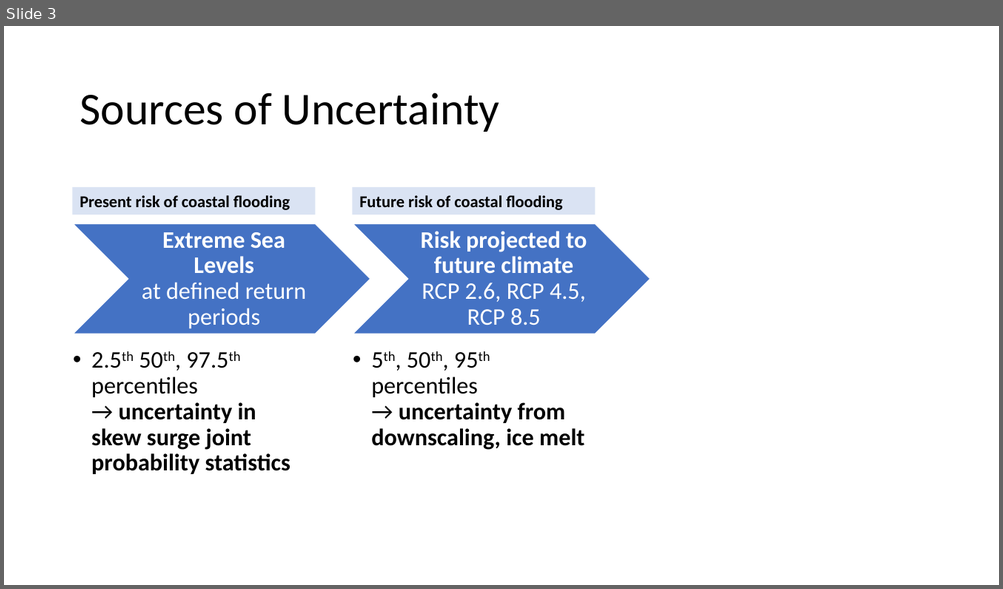
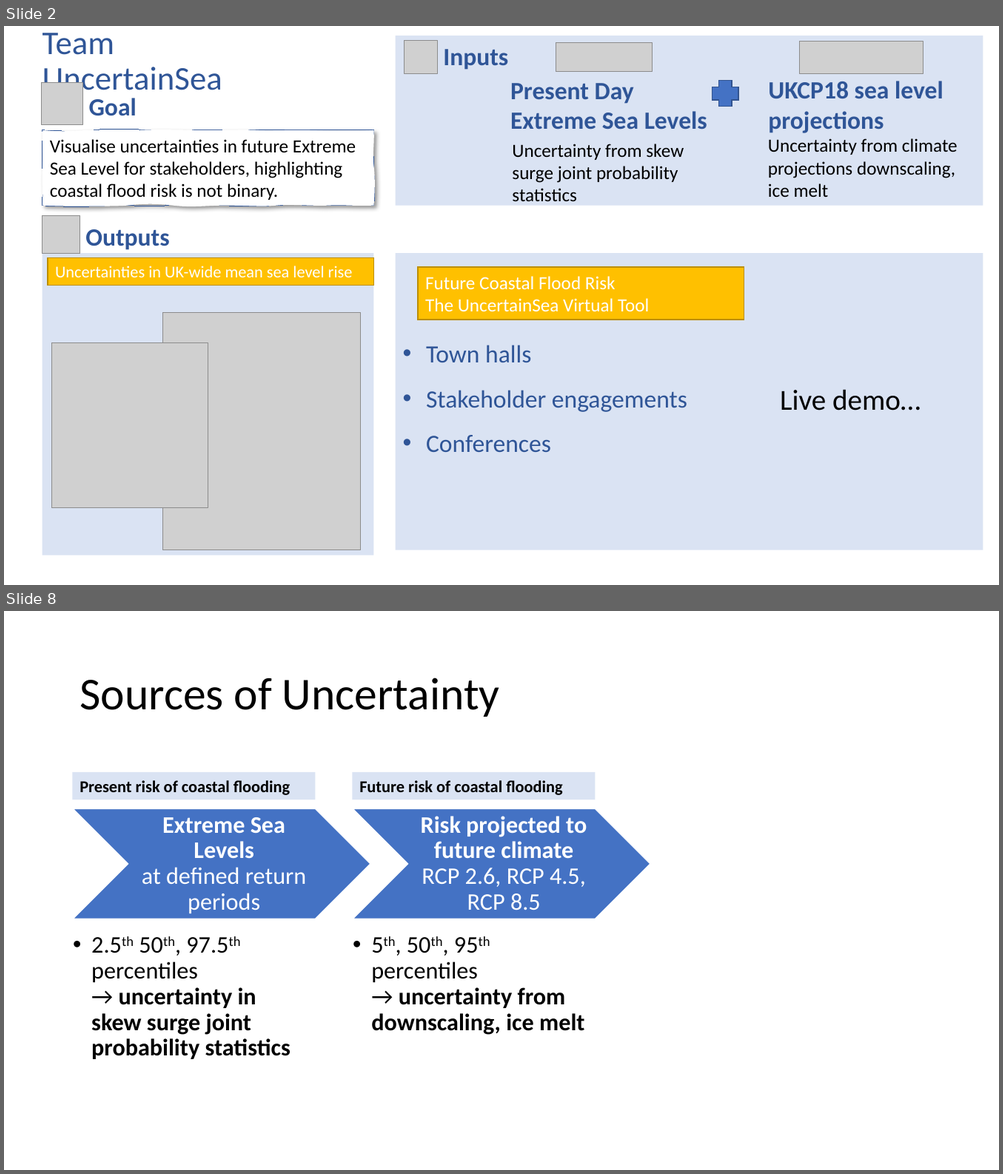
Before and after one commit to TPerkins94/UncertainSea, a slide deck: UncertainSea presentation 2021-03-17.pptx. Shown one above the other, each under a label of ours: slide 3 before the commit, slides 2 and 8 after it; the slides between them are not shown. The pictures are 1003x589 and 1003x1174 pixels, drawn with LibreOffice and Linux fonts; fonts in the diff are those of the drawing; grey boxes stand for pictures. Boxes give left, top, right and bottom in pixels: in the first picture for what was removed or moved away, otherwise in the second. Text is boxed around its words. In the diff, an @@ line names an element or a change of style, - is before the commit and + after.

```diff
--- a/UncertainSea presentation 2021-03-17.pptx
+++ b/UncertainSea presentation 2021-03-17.pptx
@@ slide 2 added at [4,26,999,585], background #FFFFFF @@
@@ title added at [42,33,222,99], 32 pt, text #2F5597 @@
+Team UncertainSea
@@ rectangle added at [395,36,983,206], fill #DAE3F3 @@
@@ picture added at [404,40,438,73] @@
@@ picture added at [555,42,652,72] @@
@@ picture added at [800,41,922,74] @@
@@ text added at [443,49,508,70], 24 pt, text #2F5597, bold @@
+Inputs
@@ picture added at [41,83,83,124] @@
@@ text added at [510,83,707,129], 24 pt, text #2F5597, bold @@
+Present Day Extreme Sea Levels
@@ plus added at [712,81,738,107], fill #4472C4, outline #325491 1 pt @@
@@ text added at [768,81,943,133], 24 pt, text #2F5597, bold @@
+UKCP18 sea level projections
@@ text added at [89,98,136,116], 24 pt, text #2F5597, bold @@
+Goal
@@ freeform shape added at [42,130,374,206], fill #FFFFFF, outline #2F5597 0.75 pt, 18 pt, text #000000 @@
+Visualise uncertainties in future Extreme Sea Level for stakeholders, highlighting coastal flood risk is not binary.
@@ text added at [512,144,683,202], 18 pt, text #000000 @@
+Uncertainty from skew surge joint probability statistics
@@ text added at [768,138,957,197], 18 pt, text #000000 @@
+Uncertainty from climate projections downscaling, ice melt
@@ picture added at [42,215,80,254] @@
@@ text added at [85,230,169,250], 24 pt, text #2F5597, bold @@
+Outputs
@@ rectangle added at [42,254,373,556], fill #DAE3F3 @@
@@ rectangle added at [48,258,374,286], fill #FFC000, outline #BD8E00 1 pt, 16 pt, text #FFFFFF @@
+Uncertainties in UK-wide mean sea level rise
@@ rectangle added at [395,254,983,551], fill #DAE3F3, 24 pt, text #2F5597 @@
+• Town halls
+• Stakeholder engagements
+• Conferences
@@ rectangle added at [418,267,744,320], fill #FFC000, outline #BD8E00 1 pt, 18 pt, text #FFFFFF @@
+Future Coastal Flood Risk
+The UncertainSea Virtual Tool
@@ picture added at [163,312,361,551] @@
@@ picture added at [52,343,208,508] @@
@@ text added at [780,389,920,411], 28 pt, text #000000 @@
+Live demo…
@@ what was slide 3 is now slide 8 @@
```
Also in this commit, not shown: 1 slide changed, 7 other slides added, 1 slide removed.
